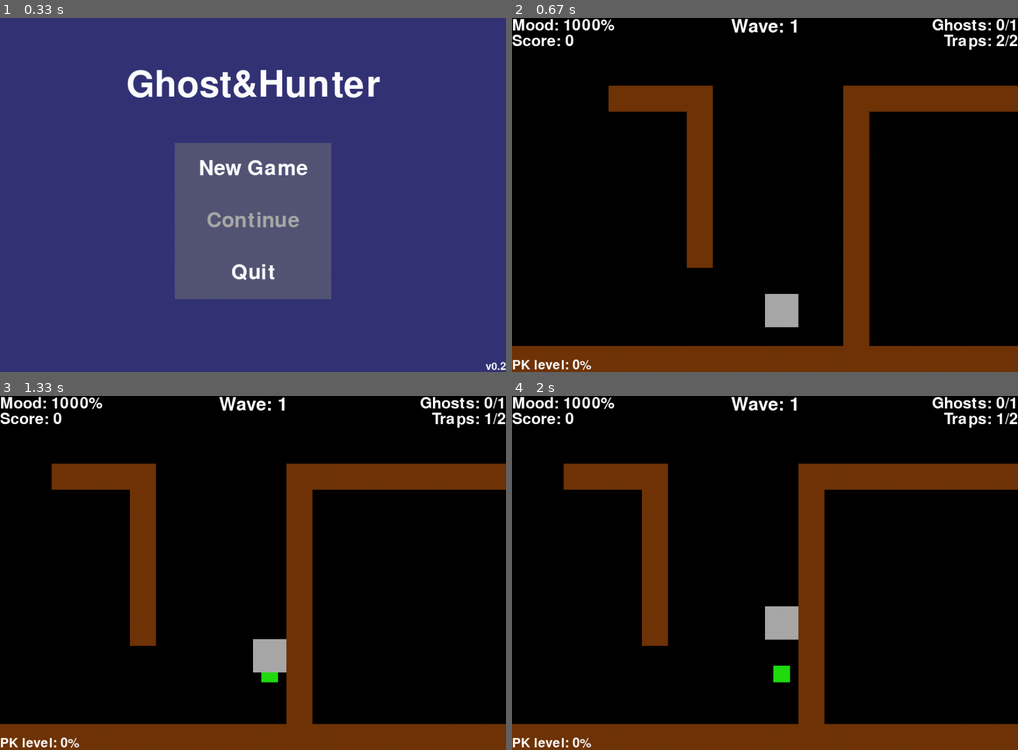
Above: before the commit, frames 1-4 (two rows, left to right).
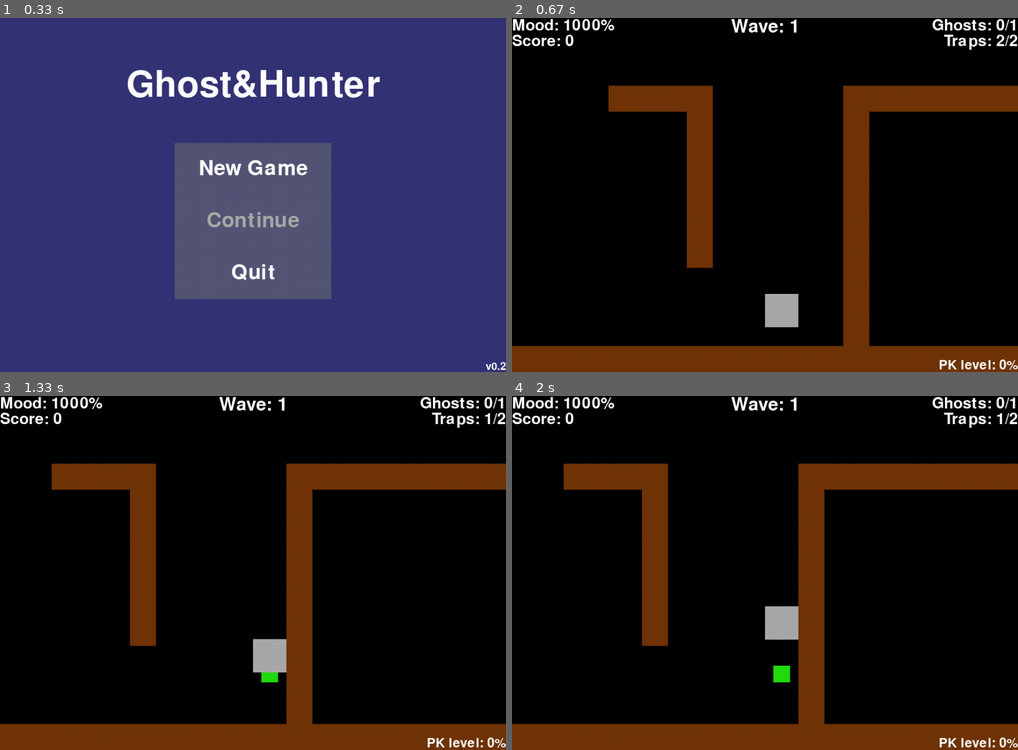
Above: after the commit, the same moments.

Repository: Danya0x07/Ghost-Hunter
Game: pygame game, started from main.py
Same seed, same stepped clock (60 frames per second), same inputs: the game is played once before the commit and once after it.
Inputs (mouse positions are in pixels of both pictures, inside the frame that each line leads up to):
- Up to frame 1 (0.33 s): no input
- Up to frame 2 (0.67 s): click (765, 170) at 0.38 s
- Up to frame 3 (1.33 s): hold D 0.67-1.13 s; move the mouse to (232, 587) at 0.7 s; hold W from 1.17 s (still down); tap Space at 1.23 s
- Up to frame 4 (2 s): release W at 1.47 s; click (643, 576) at 1.55 s

Frame 1 is identical in both runs. In frame 2, 0.4% of the frame differs, in the area x 0-100%, y 96-100%; in frame 3, 0.4%; in frame 4, 0.4%.

Commit message:
Добавлены боссы и их плазма.

Diff:
--- a/config.py
+++ b/config.py
@@ -35,16 +35,31 @@
 ENEMY_SPEED = 5
 ENEMY_BORDER = 20
 ENEMY_FRAME_SIZE = (ENEMY_WIDTH + ENEMY_BORDER * 2, ENEMY_HEIGHT + ENEMY_BORDER * 2)
-ENEMY_SHOOT_TIMEOUT = 35
+ENEMY_SHOOT_TIMEOUT = 40
 ENEMY_VEER_TIMEOUT = (100, 300)
 ENEMY_MIN_SHOOT_DISTANCE = 700
 ENEMY_HP_MAX = 100
 ENEMY_HP_SHOWING_TIMEOUT = 180
 
+BOSS_ENEMY_SIZE = (ENEMY_WIDTH, ENEMY_HEIGHT) = (70, 70)
+BOSS_ENEMY_COLOR = Color('#1766CC')
+BOSS_ENEMY_SPEED = 4
+BOSS_ENEMY_BORDER = 20
+BOSS_ENEMY_FRAME_SIZE = (ENEMY_WIDTH + ENEMY_BORDER * 2, ENEMY_HEIGHT + ENEMY_BORDER * 2)
+BOSS_ENEMY_SHOOT_TIMEOUT = 30
+BOSS_ENEMY_VEER_TIMEOUT = (100, 300)
+BOSS_ENEMY_MIN_SHOOT_DISTANCE = 700
+BOSS_ENEMY_HP_MAX = 300
+
+ENEMY_PLASMA_SPEED = 13
 ENEMY_PLASMA_SIZE = (ENEMY_PLASMA_WIDTH, ENEMY_PLASMA_HEIGHT) = (16, 16)
-ENEMY_PLASMA_SPEED = 13
 ENEMY_PLASMA_COLOR = Color('#00FF3B')
 ENEMY_PLASMA_OFFSET = (-25, -15)
+
+BOSS_ENEMY_PLASMA_SIZE = (BOSS_ENEMY_PLASMA_WIDTH, BOSS_ENEMY_PLASMA_HEIGHT) = (26, 26)
+BOSS_ENEMY_PLASMA_SPEED = 13
+BOSS_ENEMY_PLASMA_COLOR = Color('#00FF3B')
+BOSS_ENEMY_PLASMA_OFFSET = (-25, -15)
 
 TRAP_SIZE = (TRAP_WIDTH, TRAP_HEIGHT) = (32, 32)
 TRAP_COLOR = Color('#22DD11')
--- a/enemy.py
+++ b/enemy.py
@@ -3,7 +3,7 @@
 from random import randint, choice
 
 from things import MovingThing
-from plasma import EnemyPlasma
+from plasma import EnemyPlasma, BossEnemyPlasma
 from interface import Label
 from config import *
 
@@ -15,6 +15,8 @@
     VEER_TIMEOUT = ENEMY_VEER_TIMEOUT
     SHOOT_TIMEOUT = ENEMY_SHOOT_TIMEOUT
     SPEED = ENEMY_SPEED
+    HP = ENEMY_HP_MAX
+    PLASMA_TYPE = EnemyPlasma
 
     def __init__(self, x, y):
         super().__init__(self.SIZE, self.COLOR, y_vel=1, topleft=(x, y))
@@ -22,15 +24,15 @@
         self.veer_timer = Enemy.EventTimer(self.veer)
         self.veer_timeout = 120
         self.shoot_timer = Enemy.EventTimer(self.shoot)
-        self.hp = ENEMY_HP_MAX
+        self.hp = self.HP
         self.lbl_hp = Label(ENEMY_HP_MAX, 16, bottomleft=self.frame_rect.bottomleft)
         self.lbl_hp_showing_timer = self.TimeoutTimer(self.draw_hp, ENEMY_HP_SHOWING_TIMEOUT)
         self.is_alive = True
 
     def shift_hp(self, offset):
         self.hp += offset
-        if self.hp > ENEMY_HP_MAX:
-            self.hp = ENEMY_HP_MAX
+        if self.hp > self.HP:
+            self.hp = self.HP
         elif self.hp < 0:
             self.hp = 0
         if self.hp == 0:
@@ -74,10 +76,21 @@
     def shoot(self, tgt_rect, plasmas):
         if self.calc_distance(self.rect, tgt_rect) <= ENEMY_MIN_SHOOT_DISTANCE:
             x_vel, y_vel = self._shoot(self.rect, tgt_rect.center, ENEMY_PLASMA_SPEED)
-            plasmas.add(EnemyPlasma(x_vel, y_vel, self.rect.center))
+            plasmas.add(self.PLASMA_TYPE(x_vel, y_vel, self.rect.center))
 
     @classmethod
     def random_spawn(cls, positions, group, number=1):
         for i in range(number):
             pos = choice(positions)
             group.add(cls(*pos))
+
+
+class BossEnemy(Enemy):
+    SIZE = BOSS_ENEMY_SIZE
+    COLOR = BOSS_ENEMY_COLOR
+    FRAME_SIZE = BOSS_ENEMY_FRAME_SIZE
+    VEER_TIMEOUT = BOSS_ENEMY_VEER_TIMEOUT
+    SHOOT_TIMEOUT = BOSS_ENEMY_SHOOT_TIMEOUT
+    SPEED = BOSS_ENEMY_SPEED
+    HP = BOSS_ENEMY_HP_MAX
+    PLASMA_TYPE = BossEnemyPlasma
--- a/interface.py
+++ b/interface.py
@@ -104,7 +104,7 @@
                                 topright=scene.screen_rect.topright)
         self.lbl_traps.update(scene.wave + 1 - len(scene.traps), scene.wave + 1,
                                 topright=self.lbl_enemies.rect.bottomright)
-        self.lbl_pkl.update(scene.player.pk_level, bottomleft=scene.screen_rect.bottomleft)
+        self.lbl_pkl.update(scene.player.pk_level, bottomright=scene.screen_rect.bottomright)
 
     def draw(self, surface):
         self.labels.draw(surface)
--- a/plasma.py
+++ b/plasma.py
@@ -23,6 +23,12 @@
             scene.plasmas.remove(self)
 
 
+class BossEnemyPlasma(EnemyPlasma):
+    SIZE = BOSS_ENEMY_PLASMA_SIZE
+    COLOR = BOSS_ENEMY_PLASMA_COLOR
+    OFFSET = BOSS_ENEMY_PLASMA_OFFSET
+
+
 class PlayerPlasma(MovingThing):
     SIZE = PLAYER_PLASMA_SIZE
     COLOR = PLAYER_PLASMA_COLOR
--- a/scenes.py
+++ b/scenes.py
@@ -9,7 +9,7 @@
 from decor import Wall
 from camera import Camera
 from player import Player
-from enemy import Enemy
+from enemy import Enemy, BossEnemy
 from teleport import Teleport
 from health import HealthPoint
 from config import *
@@ -157,7 +157,11 @@
         if len(self.enemies) == 0:
             self.wave += 1
             self.traps.empty()
-            Enemy.random_spawn(self.spawn_positions, self.enemies, self.wave)
+            if self.wave % 1 == 0:
+                BossEnemy.random_spawn(self.spawn_positions, self.enemies, 1)
+                Enemy.random_spawn(self.spawn_positions, self.enemies, self.wave - 1)
+            else:
+                Enemy.random_spawn(self.spawn_positions, self.enemies, self.wave)
 
     def update_objects(self):
         self.player.update(self)
